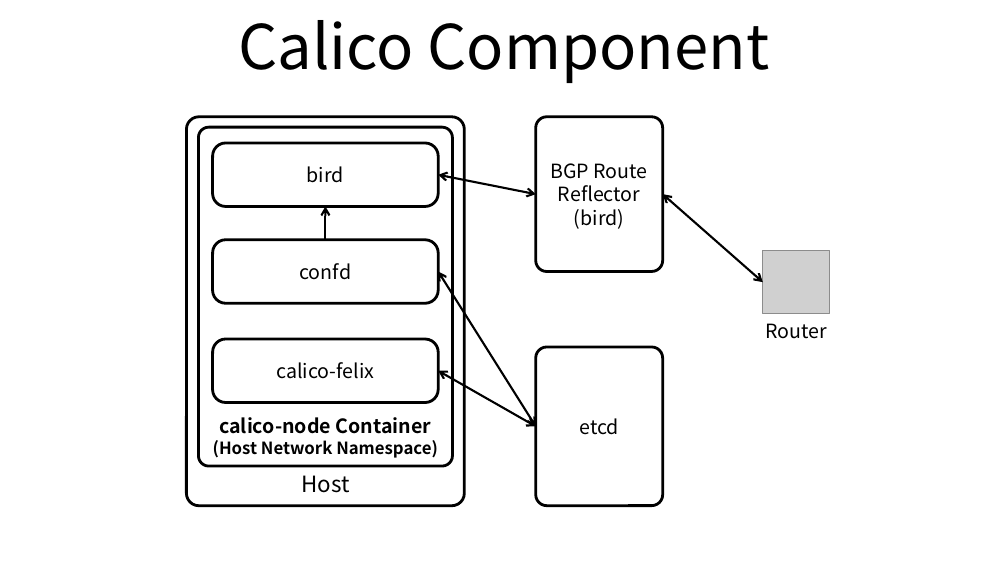
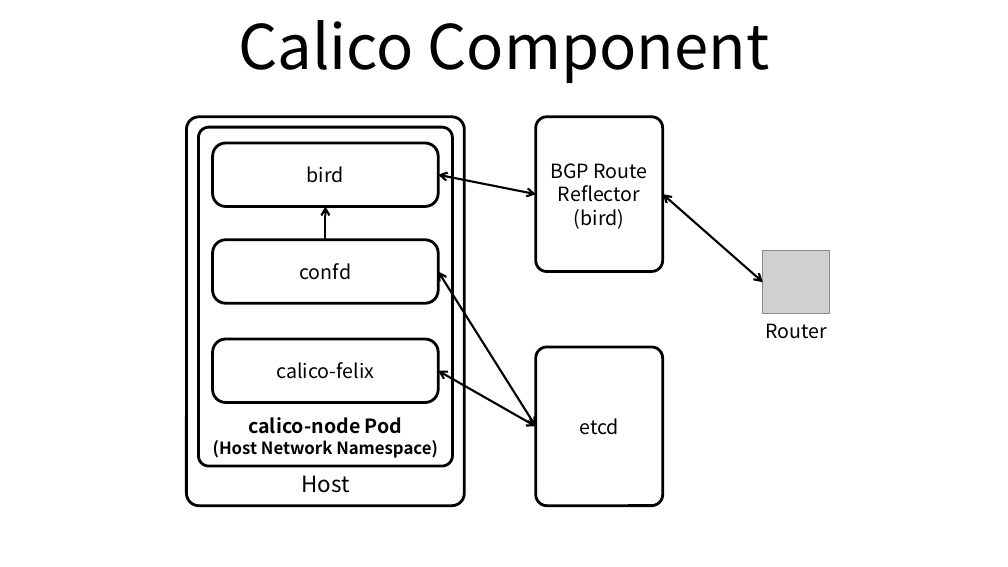
Before and after one commit to ssup2/blog-old, a slide deck: slide 1 of images/theory_analysis/Kubernetes_Calico_Plugin/Kubernetes_Calico_Plugin.pptx. Drawn at 1008x567 pixels with LibreOffice and Linux fonts; fonts in the diff are those of the drawing; grey boxes stand for pictures. Boxes give left, top, right and bottom in pixels: in the first picture for what was removed or moved away, otherwise in the second. Text is boxed around its words. In the diff, an @@ line names an element or a change of style, - is before the commit and + after.

```diff
--- a/images/theory_analysis/Kubernetes_Calico_Plugin/Kubernetes_Calico_Plugin.pptx
+++ b/images/theory_analysis/Kubernetes_Calico_Plugin/Kubernetes_Calico_Plugin.pptx
@@ text in rounded rectangle at [248, 417, 403, 434]: text changed @@
-calico-node Container
+calico-node Pod
```
Also in this commit, not shown: 2 other slides changed, 16 other files.
